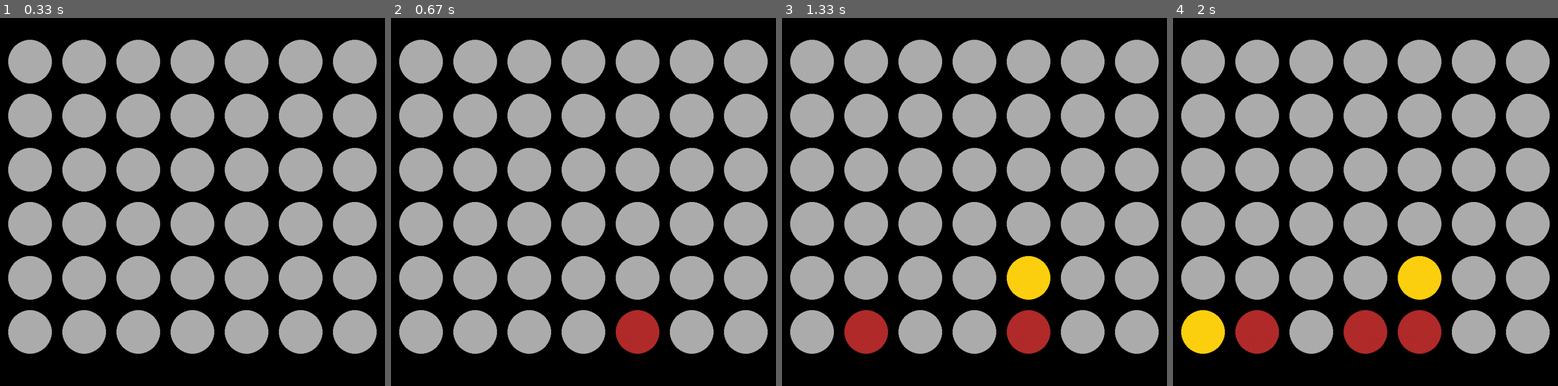
Above: before the commit, frames 1-4 (left to right).
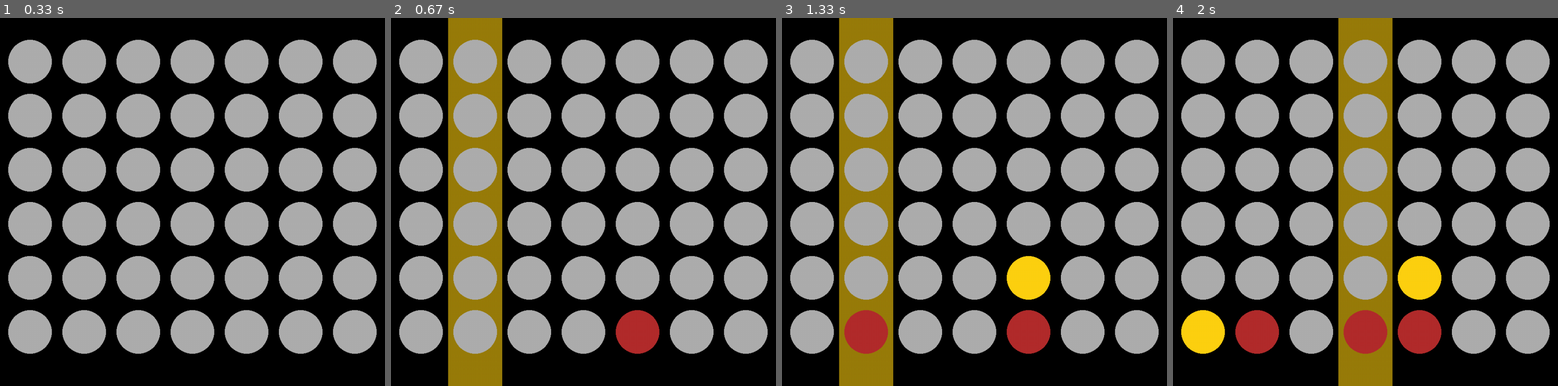
Above: after the commit, the same moments.

Repository: Infinnitor/connect4-pygame
Game: pygame game, started from Connect Four.py
Two runs of this game, one before a commit and one after it. Both use one fixed random seed, a clock stepped at 60 frames per second and the inputs below.
Inputs (mouse positions are in pixels of both pictures, inside the frame that each line leads up to):
- Up to frame 1 (0.33 s): no input
- Up to frame 2 (0.67 s): press the mouse at (637, 330) at 0.37 s; move the mouse to (548, 238) at 0.47 s; release the mouse at (456, 146) at 0.6 s
- Up to frame 3 (1.33 s): click (1039, 73) at 0.72 s; click (870, 65) at 1.05 s
- Up to frame 4 (2 s): click (1219, 190) at 1.38 s; click (1369, 246) at 1.72 s

Frame 1 is identical in both runs. In frame 2, 8.0% of the frame differs, in the area x 14-29%, y 0-100%; in frame 3, 8.0%; in frame 4, 8.0%, in the area x 42-58%, y 0-100%.

Commit message:
Added hover colours

Diff:
--- a/Connect Four.py
+++ b/Connect Four.py
@@ -3,7 +3,6 @@
 
 import pygame
 pygame.init()  # become britsh
-
 
 # Function for creating a matrix, given the size
 def create_matrix(rows_len, columns_len, game):
@@ -81,13 +80,13 @@
     # If the mouseX is within the width of the object
     if m_x > bounding_box["x1"]:
         mouseover_points += 1
-    if m_x < bounding_box["x2"]:
+    if m_x <= bounding_box["x2"]:
         mouseover_points += 1
 
     # If the mouseY is within the height of the object
     if m_y > bounding_box["y1"]:
         mouseover_points += 1
-    if m_y < bounding_box["y2"]:
+    if m_y <= bounding_box["y2"]:
         mouseover_points += 1
 
     # If all conditons are met, return True
@@ -141,6 +140,8 @@
         # And use create_matrix() to create a matrix filled with tile objects
         self.board = create_matrix(grid_size_y, grid_size_x, self)
 
+        self.hover_colours = {"YELLOW" : (153, 125, 10), "RED" : (77, 19, 19)}
+
     def change_turn(self):
         if self.turn == "RED":
             self.turn = "YELLOW"
@@ -161,24 +162,31 @@
 
 # THE mainloop amoug us
 while running:
+
+    mouse_press = pygame.mouse.get_pressed()
+    mouseX, mouseY = pygame.mouse.get_pos()
+
+    hover_column = False
     for y in game.board:
         for x in y:
-            x.display()
+            if mouse_check(x, mouseX, mouseY):
+                hover_column = x
 
-    mouse_press = pygame.mouse.get_pressed()
+    if hover_column:
+        pygame.draw.rect(game.window, game.hover_colours[game.turn], (hover_column.gameX - (hover_column.square_side / 2), 0, hover_column.square_side, game.win_height))
+
     if mouse_press[0] and not mouse_held:
-        mouseX, mouseY = pygame.mouse.get_pos()
 
-        for y in game.board:
-            for x in y:
-                if mouse_check(x, mouseX, mouseY):
-                    place_column(x, game)
-                    game.change_turn()
-
+        place_column(hover_column, game)
+        game.change_turn()
         mouse_held = True
 
     elif not mouse_press[0]:
         mouse_held = False
+
+    for y in game.board:
+        for x in y:
+            x.display()
 
     for event in pygame.event.get():
 
